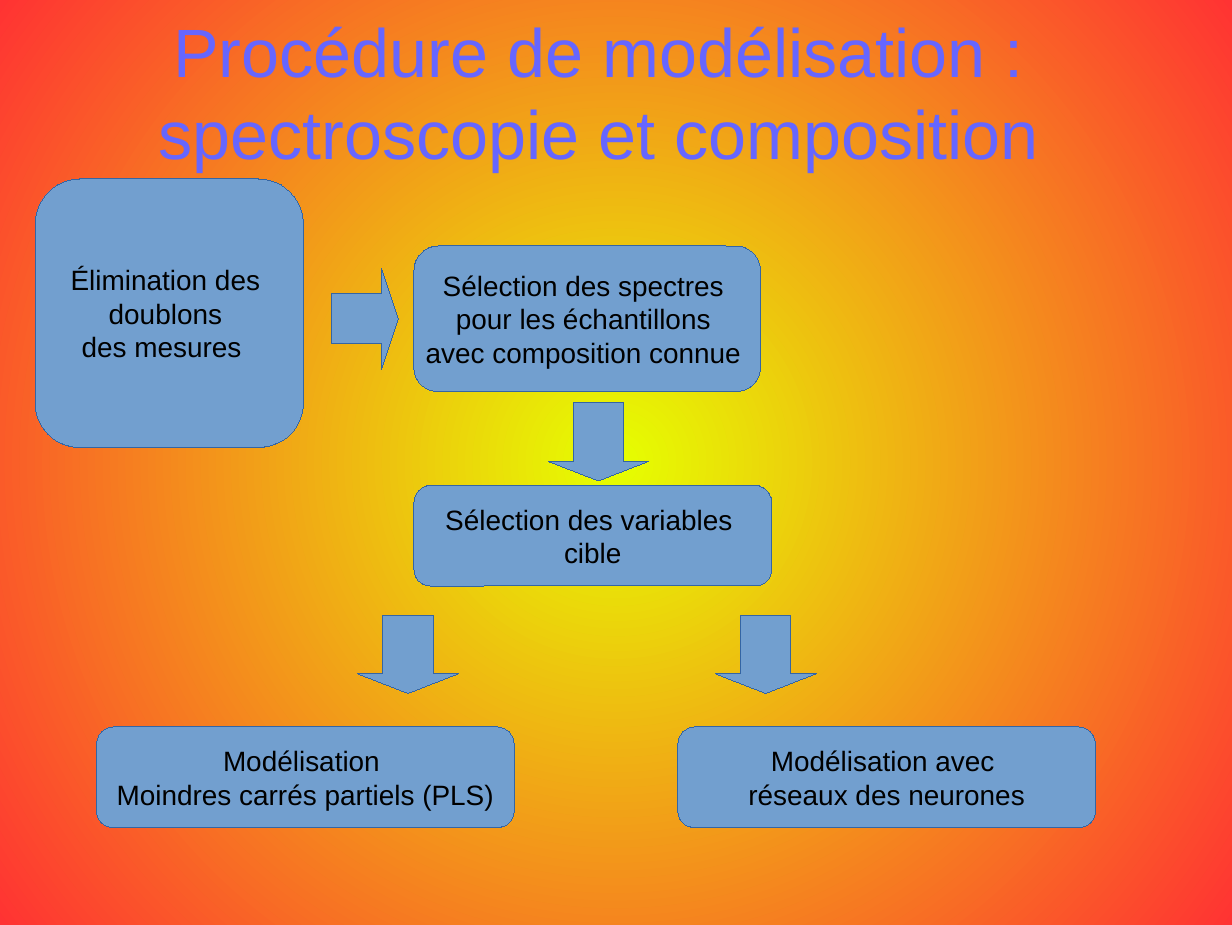
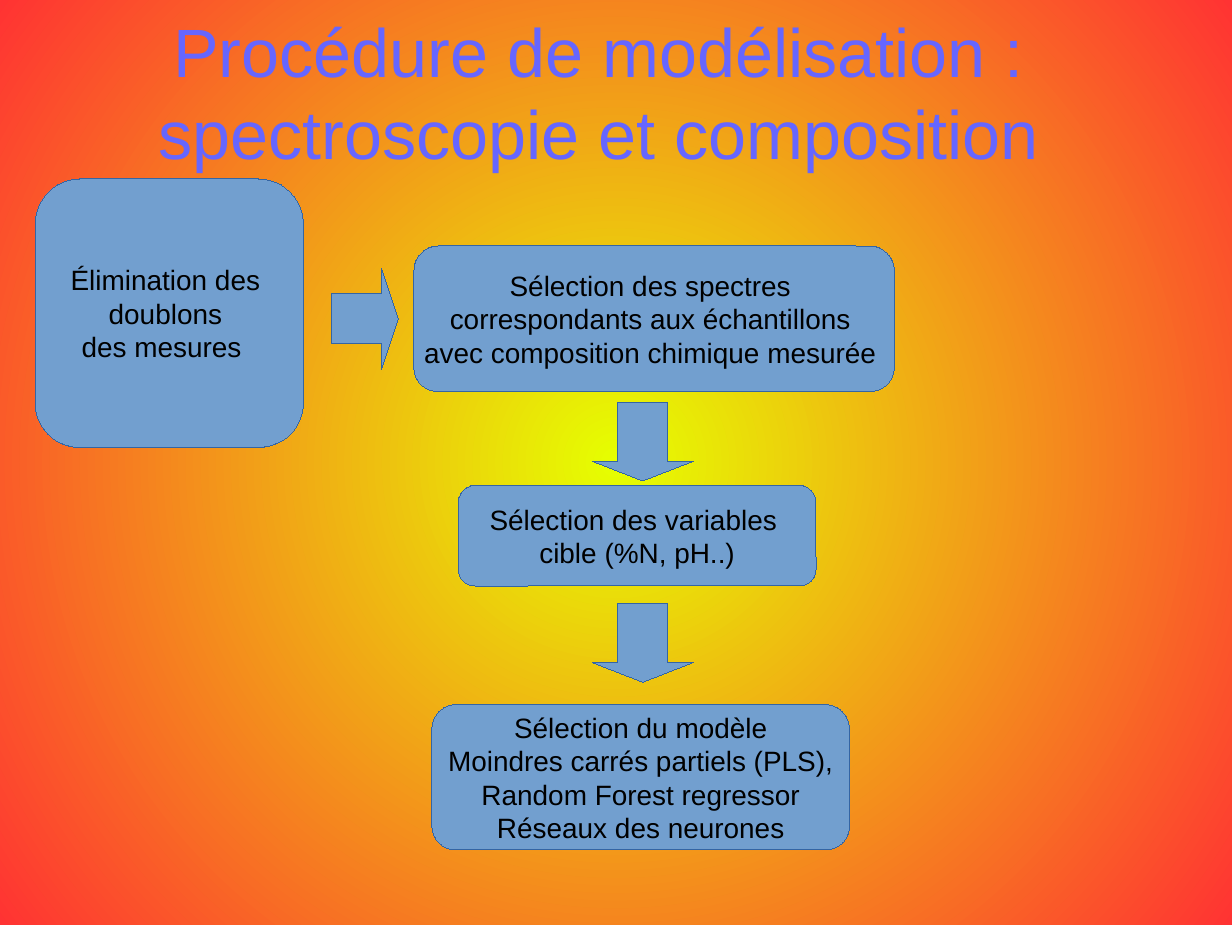
Before and after one commit to opsabarsec/African-soil-chemistry, a slide deck: slide 11 of documents/P7_presentation.odp (slide 13 before the commit). Drawn at 1232x925 pixels with LibreOffice and Linux fonts; fonts in the diff are those of the drawing. Boxes give left, top, right and bottom in pixels: in the first picture for what was removed or moved away, otherwise in the second. Text is boxed around its words. In the diff, an @@ line names an element or a change of style, - is before the commit and + after.

```diff
--- a/documents/P7_presentation.odp
+++ b/documents/P7_presentation.odp
@@ rounded rectangle "Sélection des spectres": place and size @@
-rounded rectangle "Sélection des spectres" at [414, 246, 760, 391]
+rounded rectangle "Sélection des spectres" at [414, 246, 894, 391]
@@ text in rounded rectangle at [424, 308, 876, 368]: text changed @@
-pour les échantillons
-avec composition connue
+correspondants aux échantillons
+avec composition chimique mesurée
@@ down arrow: place and size @@
-down arrow at [548, 402, 648, 481]
+down arrow at [593, 402, 693, 481]
@@ rounded rectangle "Sélection des variables": place and size @@
-rounded rectangle "Sélection des variables" at [414, 485, 771, 586]
+rounded rectangle "Sélection des variables" at [458, 485, 816, 586]
@@ text in rounded rectangle at [539, 542, 735, 568]: text changed @@
-cible
+cible (%N, pH..)
@@ down arrow removed at [358, 615, 458, 693] @@
@@ down arrow: place and size @@
-down arrow at [715, 615, 816, 693]
+down arrow at [593, 604, 693, 682]
@@ rounded rectangle added at [432, 704, 850, 850], fill #729FCF, outline #3465A4 0 pt, 18 pt, text #000000 @@
+Sélection du modèle
+Moindres carrés partiels (PLS),
+Random Forest regressor
+Réseaux des neurones
@@ rounded rectangle removed at [96, 727, 514, 827] @@
-Modélisation
-Moindres carrés partiels (PLS)
@@ rounded rectangle removed at [677, 727, 1096, 827] @@
-Modélisation avec
-réseaux des neurones
```
Also in this commit, not shown: 2 other slides changed, 6 slides added, 2 slides removed, 3 other files.
